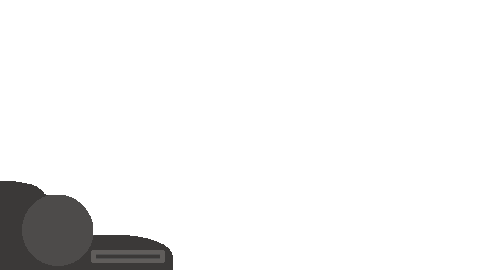
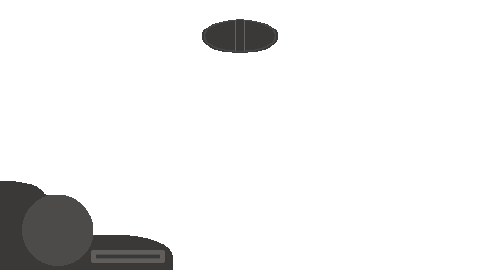
Layer changes from the first 480px x 270px image to the second:
painted on "Layer 3(pasted)" over left=202, top=19, right=278, bottom=53
